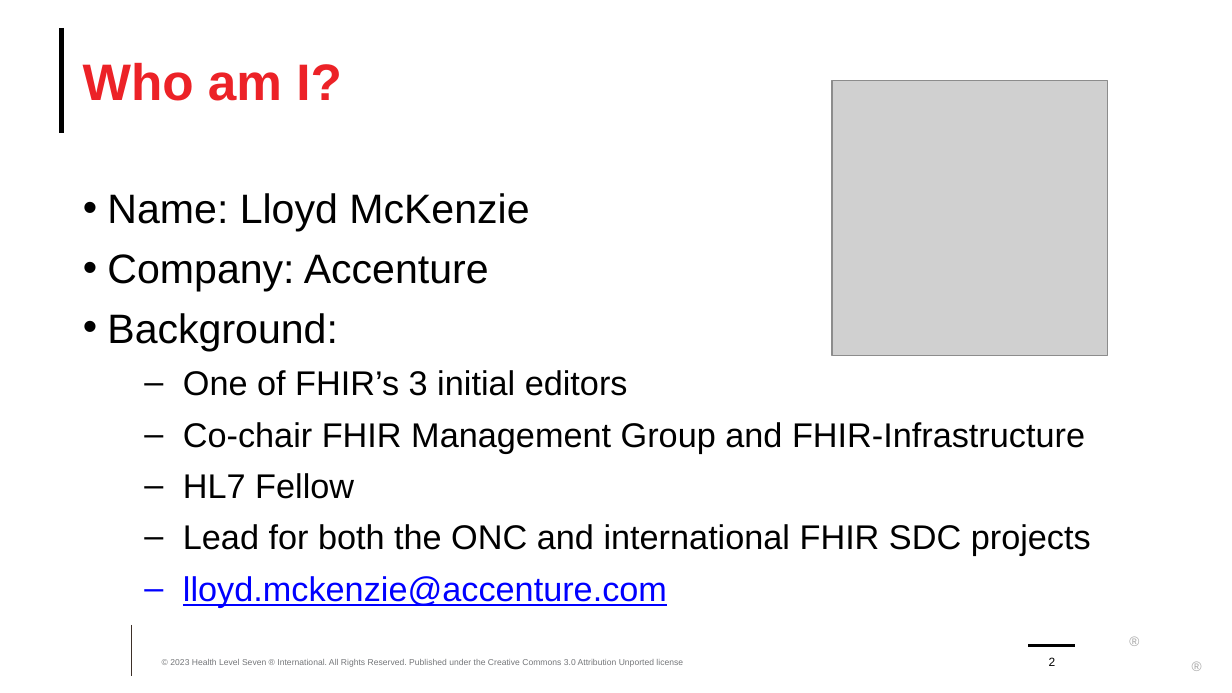
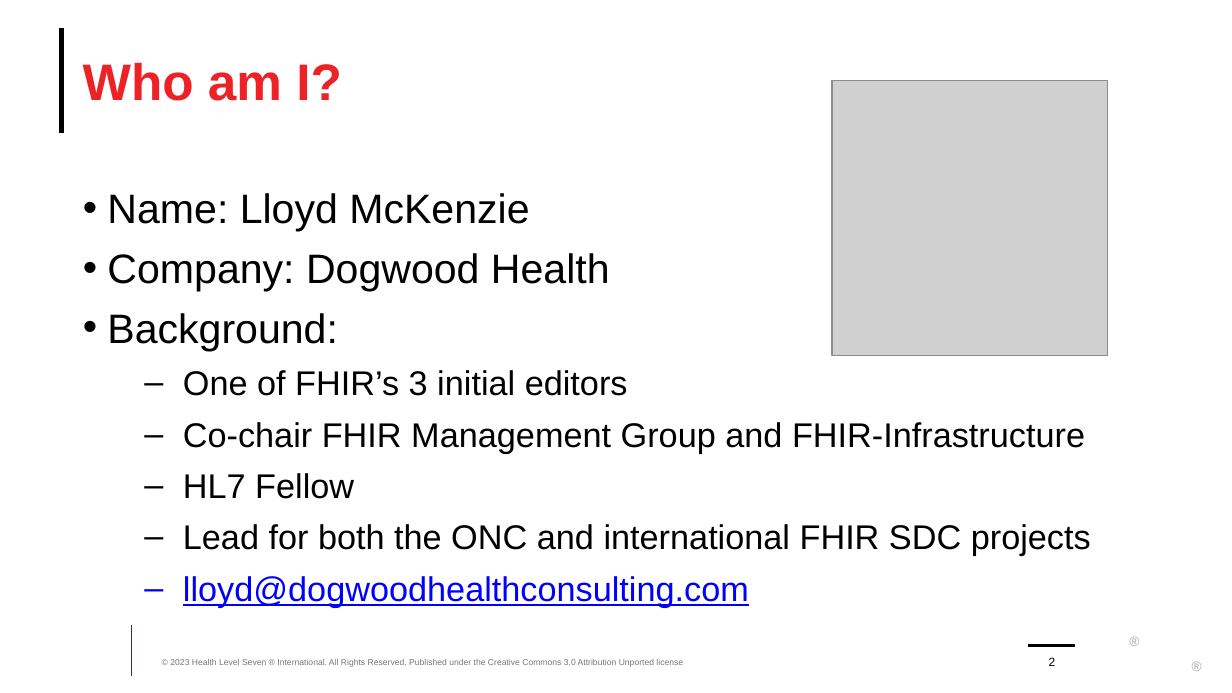
Before and after one commit to FHIR/documents, a slide deck: slide 2 of presentations/2023-10 Webinars/2023-10 Questionnaire and SDC.pptx. Drawn at 1232x693 pixels with LibreOffice and Linux fonts; fonts in the diff are those of the drawing; grey boxes stand for pictures; background and template pictures are left out. Boxes give left, top, right and bottom in pixels: in the first picture for what was removed or moved away, otherwise in the second. Text is boxed around its words. In the diff, an @@ line names an element or a change of style, - is before the commit and + after.

Commit message:
Fixed company

```diff
--- a/presentations/2023-10 Webinars/2023-10 Questionnaire and SDC.pptx
+++ b/presentations/2023-10 Webinars/2023-10 Questionnaire and SDC.pptx
@@ text at (x1=107, y1=253, x2=610, y2=291): text changed @@
-• Company: Accenture
+• Company: Dogwood Health
@@ text at (x1=183, y1=576, x2=749, y2=607): text changed @@
-  – lloyd.mckenzie@accenture.com
+  – lloyd@dogwoodhealthconsulting.com
```
